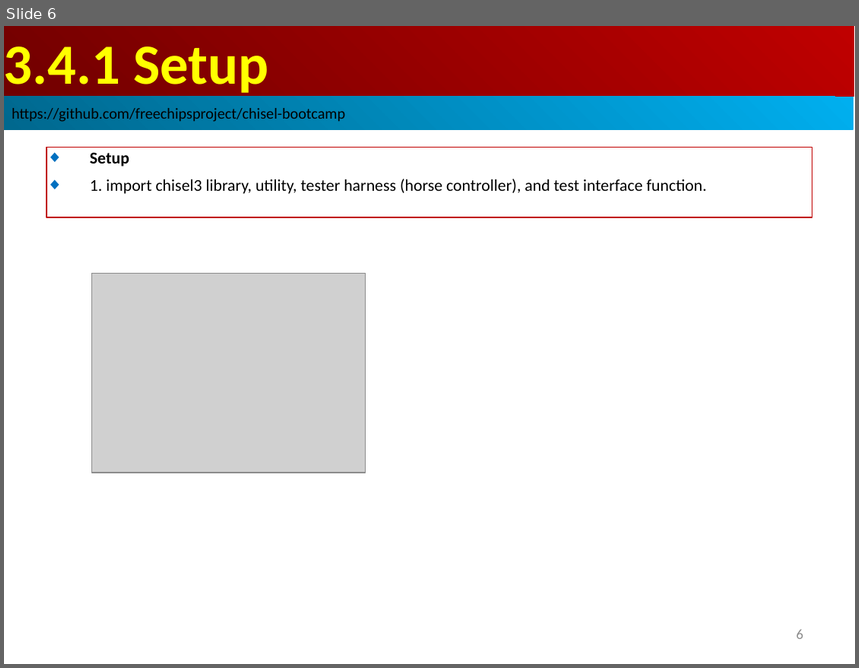
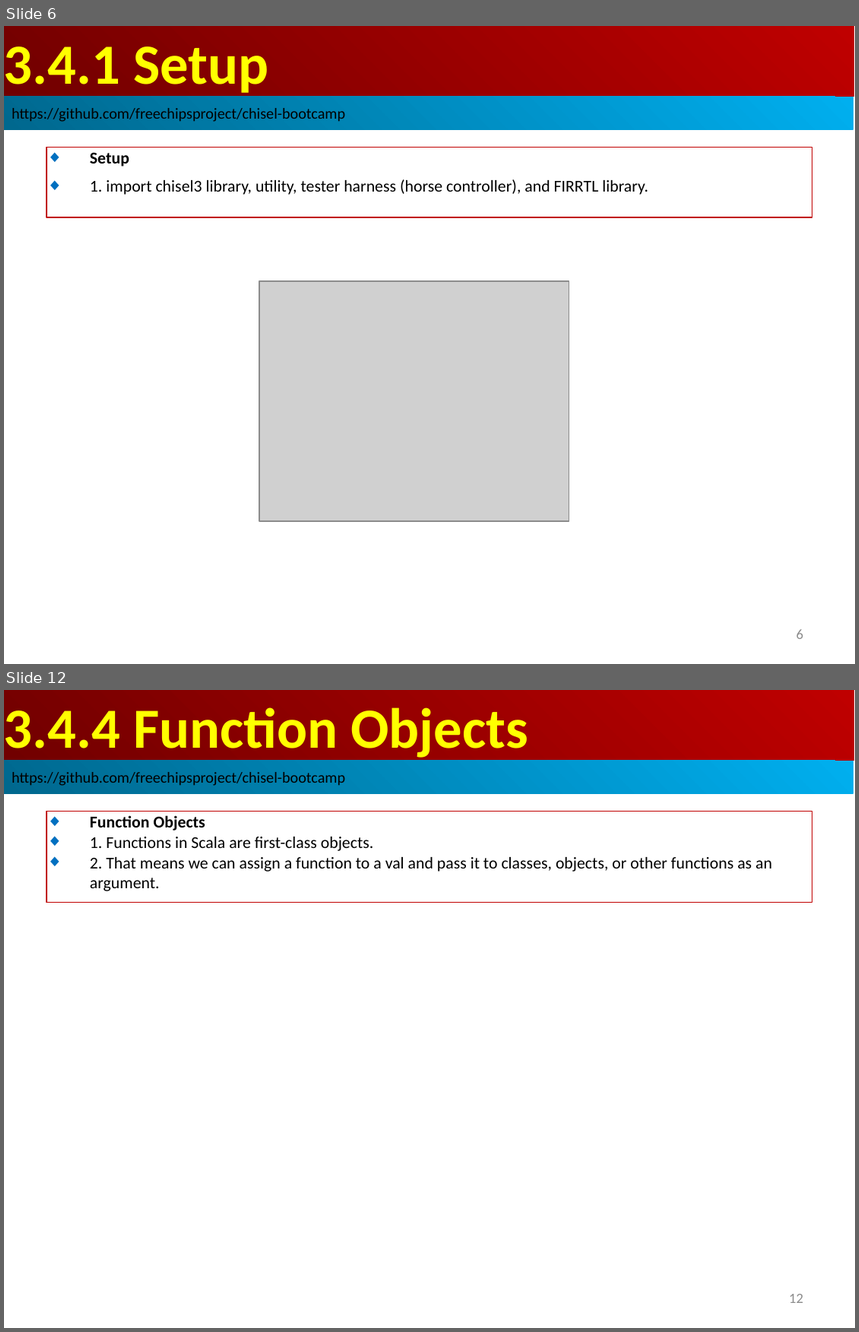
Before and after one commit to peterhchen/AIU_CS800_Chisel, a slide deck: 300_UCB_BC/003.4_FuncProg/000_Video/003.4_FuncProg.ppt. Shown one above the other, each under a label of ours: slide 6 before the commit, slides 6 and 12 after it; the slides between them are not shown. The pictures are 859x668 and 859x1332 pixels, drawn with LibreOffice and Linux fonts; fonts in the diff are those of the drawing; grey boxes stand for pictures. Boxes give left, top, right and bottom in pixels: in the first picture for what was removed or moved away, otherwise in the second. Text is boxed around its words. In the diff, an @@ line names an element or a change of style, - is before the commit and + after.

```diff
--- a/300_UCB_BC/003.4_FuncProg/000_Video/003.4_FuncProg.ppt
+++ b/300_UCB_BC/003.4_FuncProg/000_Video/003.4_FuncProg.ppt
@@ slide 12 added at <box>4,690,855,1328</box>, background #FFFFFF @@
@@ rectangle added at <box>4,690,854,761</box>, fill gradient #BF0000 to #710000, 48 pt, text #FFFF00, bold @@
+3.4.4 Function Objects
@@ rectangle added at <box>4,761,854,794</box>, fill gradient #00AFEF to #00688E, 13 pt, text #000000 @@
+https://github.com/freechipsproject/chisel-bootcamp
@@ rectangle added at <box>47,811,813,903</box>, outline #C00000 0.74 pt, 14 pt, text #000000 @@
+◆ Function Objects
+◆ 1. Functions in Scala are first-class objects.
+◆ 2. That means we can assign a function to a val and pass it to classes, objects, or other functions as an argument.
@@ page number added at <box>789,1294,804,1303</box>, 12 pt, text #8B8B8B @@
+12
@@ slide 6 changed as well @@
@@ text in rectangle at <box>90,180,648,195</box>: text changed @@
-◆ 1. import chisel3 library, utility, tester harness (horse controller), and test interface function.
+◆ 1. import chisel3 library, utility, tester harness (horse controller), and FIRRTL library.
@@ picture: place and size @@
-picture at <box>91,274,366,473</box>
+picture at <box>259,281,569,522</box>
```
Also in this commit, not shown: 18 other slides added.
